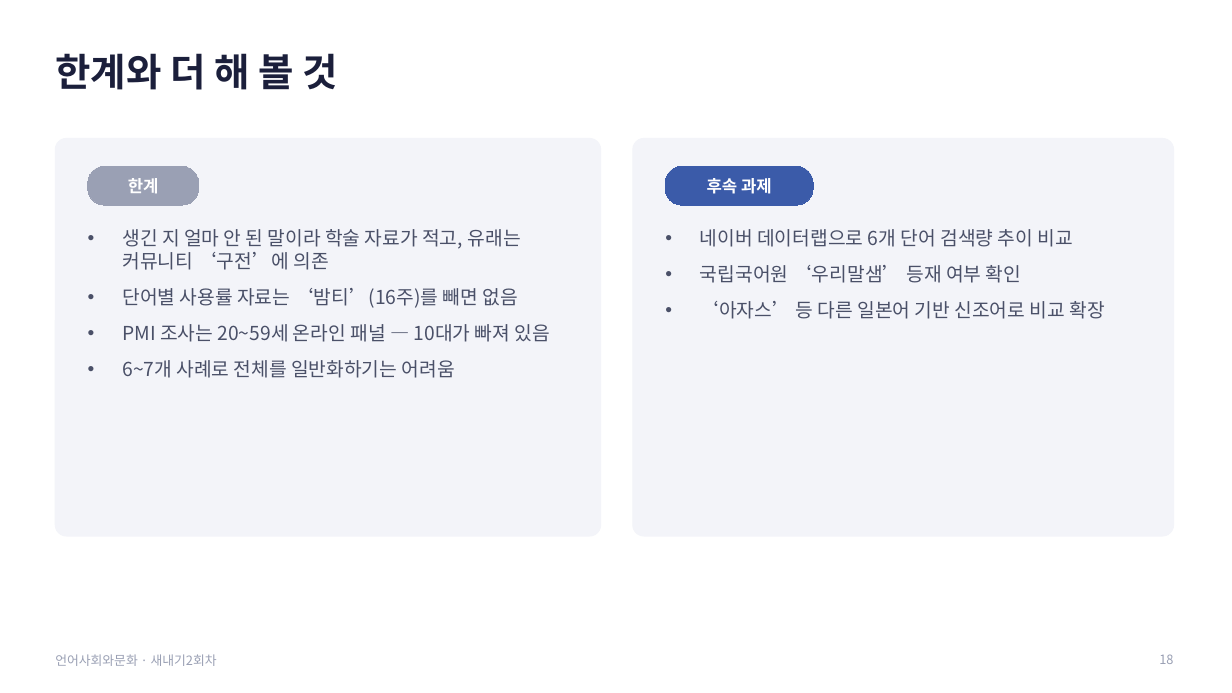
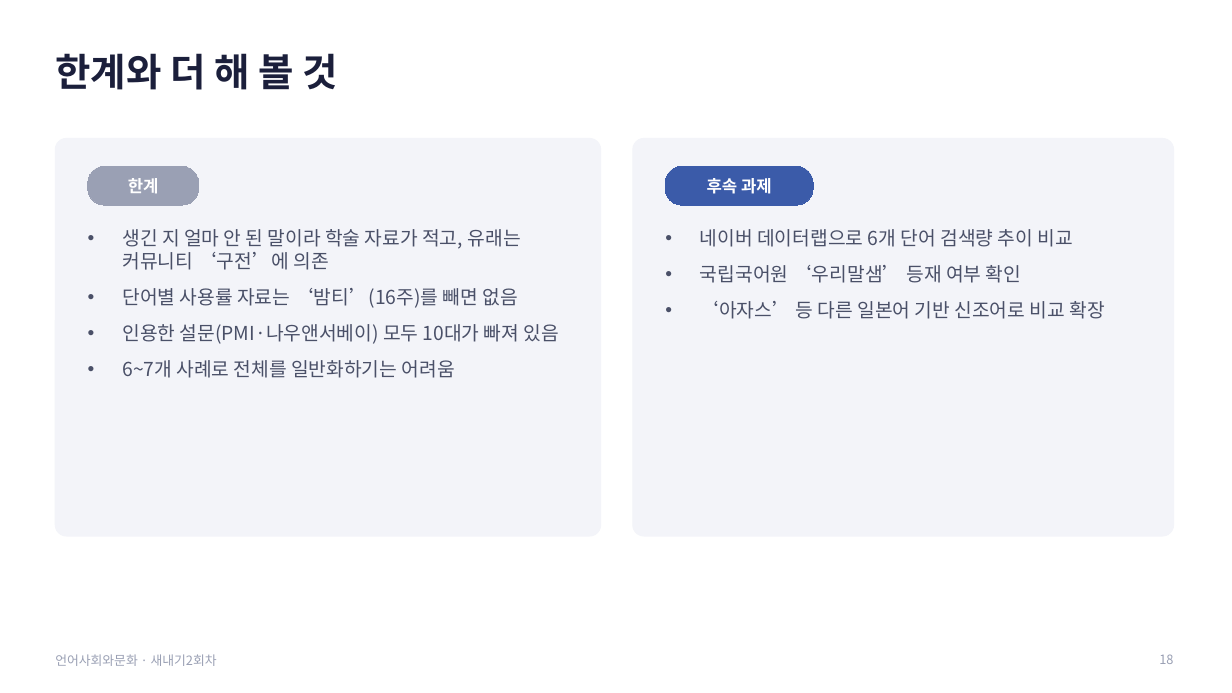
Before and after one commit to junseok7-cpu/hello, a slide deck: slide 18 of report/언어사회와문화_발표_새내기2회차.pptx. Drawn at 1232x693 pixels with LibreOffice and Linux fonts; fonts in the diff are those of the drawing. Boxes give left, top, right and bottom in pixels: in the first picture for what was removed or moved away, otherwise in the second. Text is boxed around its words. In the diff, an @@ line names an element or a change of style, - is before the commit and + after.

```diff
--- a/report/언어사회와문화_발표_새내기2회차.pptx
+++ b/report/언어사회와문화_발표_새내기2회차.pptx
@@ text at [122,324,559,344]: text changed @@
-• PMI 조사는 20~59세 온라인 패널 — 10대가 빠져 있음
+• 인용한 설문(PMI·나우앤서베이) 모두 10대가 빠져 있음
```
Also in this commit, not shown: 1 other slide changed, 2 other files.
